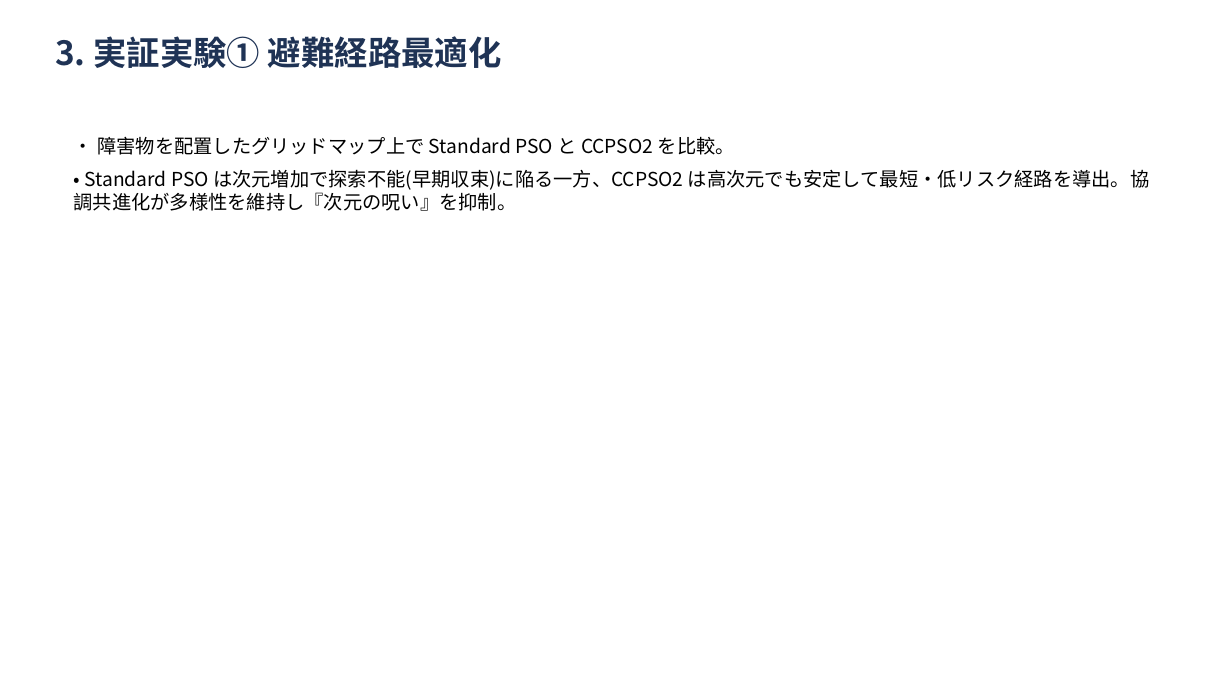
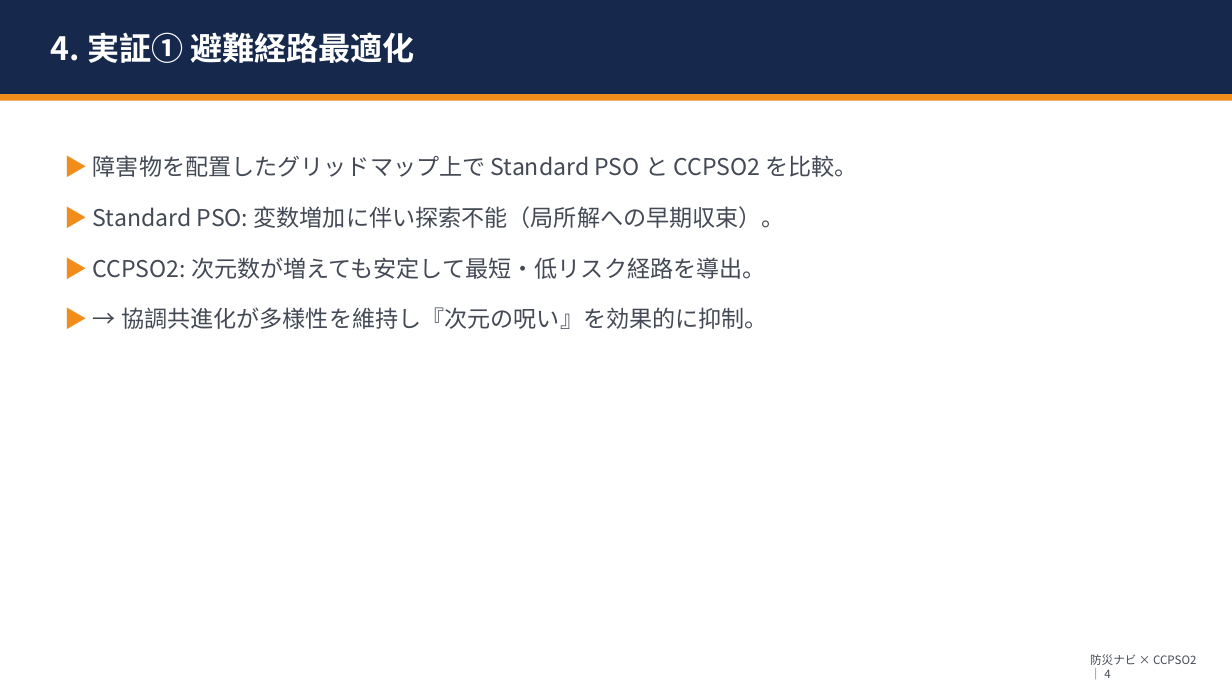
Before and after one commit to ntaku256/flood_pso, a slide deck: slide 5 of docs/特別研究_進捗整理_202606.pptx (slide 4 before the commit). Drawn at 1232x693 pixels with LibreOffice and Linux fonts; fonts in the diff are those of the drawing. Boxes give left, top, right and bottom in pixels: in the first picture for what was removed or moved away, otherwise in the second. Text is boxed around its words. In the diff, an @@ line names an element or a change of style, - is before the commit and + after.

```diff
--- a/docs/特別研究_進捗整理_202606.pptx
+++ b/docs/特別研究_進捗整理_202606.pptx
@@ rectangle added at box(0, 0, 1232, 94), fill #16294D @@
@@ text "4. 実証① 避難経路最適化" at box(51, 32, 415, 63): vertical alignment top to middle @@
@@ text at box(51, 32, 415, 63): text changed; size 26 to 25 pt; text colour #1F3355 to #FFFFFF @@
-3. 実証実験① 避難経路最適化
+4. 実証① 避難経路最適化
@@ rectangle added at box(0, 94, 1232, 101), fill #F28C1B @@
@@ text at box(93, 155, 857, 329): text changed; size 15 to 18 pt; text colour #000000 to #444A55 @@
-• 障害物を配置したグリッドマップ上で Standard PSO と CCPSO2 を比較。
-• Standard PSO は次元増加で探索不能(早期収束)に陥る一方、CCPSO2 は高次元でも安定して最短・低リスク経路を導出。協調共進化が多様性を維持し『次元の呪い』を抑制。
+▶ 障害物を配置したグリッドマップ上で Standard PSO と CCPSO2 を比較。
+▶ Standard PSO: 変数増加に伴い探索不能（局所解への早期収束）。
+▶ CCPSO2: 次元数が増えても安定して最短・低リスク経路を導出。
+▶ → 協調共進化が多様性を維持し『次元の呪い』を効果的に抑制。
@@ text added at box(1090, 654, 1196, 678), 9 pt, text #444A55 @@
+防災ナビ × CCPSO2 ｜ 4
```
Also in this commit, not shown: 8 other slides changed, 5 slides added, 1 slide removed, 2 other files.
